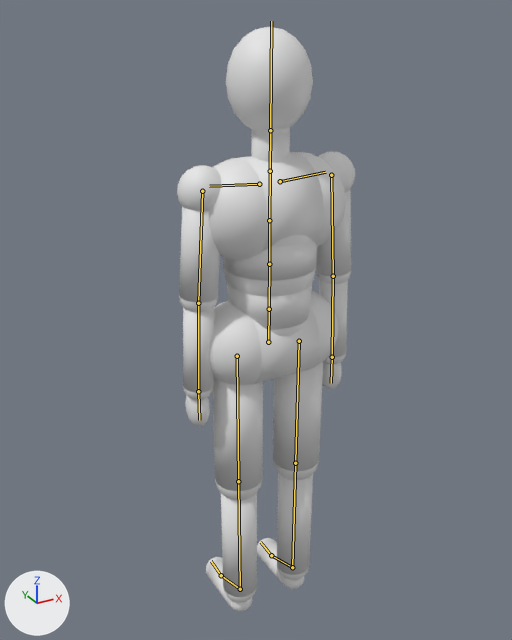
Renders of the Blender file previs/rig/mannequin.blend from each side of a commit.
Camera for both pictures: a camera (50 mm lens) standing at (-0.901, -1.563, 1.808) and looking at (0.108, 0.272, 0.89). The lights are fixed; the arrows at lower left show +X, +Y and +Z. The older version comes first. The bones that bend it are drawn over the model as lines.

Names of what the first picture shows: 'MannequinMesh'.
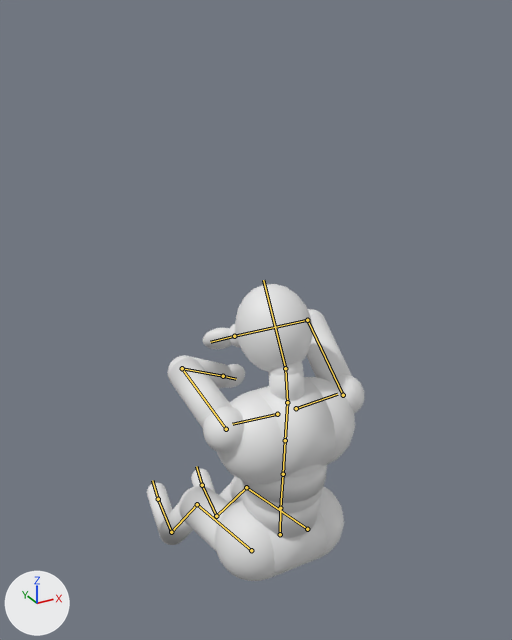
The newer file adds an action. The first version stands in its rest pose; the second is drawn at frame 1 of the action 'magcheck'.

What changed in the scene script:
```text
Change bone_hips:
    where bone_hips = bpy.data.objects['MannequinRig'].pose.bones['Hips']
    bone_hips.location: (0.0, 0.0, 0.0) -> (0.0, -0.62, 0.08)
Change bone_spine:
    where bone_spine = bpy.data.objects['MannequinRig'].pose.bones['Spine']  # child of 'Hips'
    bone_spine.rotation_quaternion: (1.0, 0.0, 0.0, 0.0) -> (0.999, 0.035, 0.0, 0.0)  # degrees (0, 0, 0) -> degrees (4, 0, 0)
Change bone_neck:
    where bone_neck = bpy.data.objects['MannequinRig'].pose.bones['Neck']  # child of 'Spine2'
    bone_neck.rotation_quaternion: (1.0, 0.0, 0.0, 0.0) -> (0.995, -0.105, 0.0, 0.0)  # degrees (0, 0, 0) -> degrees (-12, 0, 0)
Change bone_head:
    where bone_head = bpy.data.objects['MannequinRig'].pose.bones['Head']  # child of 'Neck'
    bone_head.rotation_quaternion: (1.0, 0.0, 0.0, 0.0) -> (0.982, -0.191, 0.0, 0.0)  # degrees (0, 0, 0) -> degrees (-22, 0, 0)
Change bone_leftarm:
    where bone_leftarm = bpy.data.objects['MannequinRig'].pose.bones['LeftArm']  # child of 'LeftShoulder'
    bone_leftarm.rotation_quaternion: (1.0, 0.0, 0.0, 0.0) -> (0.639, 0.724, 0.192, 0.173)  # degrees (0, 0, 0) -> degrees (97, 0, 30)
Change bone_leftforearm:
    where bone_leftforearm = bpy.data.objects['MannequinRig'].pose.bones['LeftForeArm']  # child of 'LeftArm'
    bone_leftforearm.rotation_quaternion: (1.0, 0.0, 0.0, 0.0) -> (0.832, -0.021, 0.0, -0.555)  # degrees (0, 0, 0) -> degrees (-2, -1, -67)
Change bone_rightarm:
    where bone_rightarm = bpy.data.objects['MannequinRig'].pose.bones['RightArm']  # child of 'RightShoulder'
    bone_rightarm.rotation_quaternion: (1.0, 0.0, 0.0, 0.0) -> (0.546, 0.789, -0.118, -0.256)  # degrees (0, 0, 0) -> degrees (107, 16, -29)
Change bone_rightforearm:
    where bone_rightforearm = bpy.data.objects['MannequinRig'].pose.bones['RightForeArm']  # child of 'RightArm'
    bone_rightforearm.rotation_quaternion: (1.0, 0.0, 0.0, 0.0) -> (0.834, -0.021, 0.0, 0.551)  # degrees (0, 0, 0) -> degrees (-2, 1, 67)
Change bone_leftupleg:
    where bone_leftupleg = bpy.data.objects['MannequinRig'].pose.bones['LeftUpLeg']  # child of 'Hips'
    bone_leftupleg.rotation_quaternion: (1.0, 0.0, 0.0, 0.0) -> (0.793, 0.609, 0.0, 0.0)  # degrees (0, 0, 0) -> degrees (75, 0, 0)
Change bone_leftleg:
    where bone_leftleg = bpy.data.objects['MannequinRig'].pose.bones['LeftLeg']  # child of 'LeftUpLeg'
    bone_leftleg.rotation_quaternion: (1.0, 0.0, 0.0, 0.0) -> (0.954, -0.301, 0.0, 0.0)  # degrees (0, 0, 0) -> degrees (-35, 0, 0)
Change bone_leftfoot:
    where bone_leftfoot = bpy.data.objects['MannequinRig'].pose.bones['LeftFoot']  # child of 'LeftLeg'
    bone_leftfoot.rotation_quaternion: (1.0, 0.0, 0.0, 0.0) -> (0.996, 0.087, 0.0, 0.0)  # degrees (0, 0, 0) -> degrees (10, 0, 0)
Change bone_rightupleg:
    where bone_rightupleg = bpy.data.objects['MannequinRig'].pose.bones['RightUpLeg']  # child of 'Hips'
    bone_rightupleg.rotation_quaternion: (1.0, 0.0, 0.0, 0.0) -> (0.793, 0.609, 0.0, 0.0)  # degrees (0, 0, 0) -> degrees (75, 0, 0)
Change bone_rightleg:
    where bone_rightleg = bpy.data.objects['MannequinRig'].pose.bones['RightLeg']  # child of 'RightUpLeg'
    bone_rightleg.rotation_quaternion: (1.0, 0.0, 0.0, 0.0) -> (0.954, -0.301, 0.0, 0.0)  # degrees (0, 0, 0) -> degrees (-35, 0, 0)
Change bone_rightfoot:
    where bone_rightfoot = bpy.data.objects['MannequinRig'].pose.bones['RightFoot']  # child of 'RightLeg'
    bone_rightfoot.rotation_quaternion: (1.0, 0.0, 0.0, 0.0) -> (0.996, 0.087, 0.0, 0.0)  # degrees (0, 0, 0) -> degrees (10, 0, 0)
```

Location of each change, (x1, y1, x2, y2) in pixels of the pictures (512 x 640 px):
'MannequinMesh', posed (22% wider, 49% shorter)
    before: (177, 27, 355, 612)
    after: (147, 284, 364, 581)
bone 'Hips', root to tip
    before: (268, 342) to (269, 309)
    after: (280, 534) to (280, 508)
bone 'Spine', root to tip
    before: (269, 309) to (269, 264)
    after: (280, 508) to (283, 474)
bone 'Neck', root to tip
    before: (270, 171) to (270, 130)
    after: (287, 402) to (285, 368)
bone 'Head', root to tip
    before: (270, 130) to (271, 21)
    after: (285, 368) to (263, 280)
bone 'LeftArm', root to tip
    before: (202, 191) to (198, 303)
    after: (226, 429) to (182, 368)
bone 'LeftForeArm', root to tip
    before: (198, 303) to (198, 391)
    after: (182, 368) to (223, 376)
bone 'RightArm', root to tip
    before: (331, 175) to (333, 276)
    after: (343, 395) to (307, 320)
bone 'RightForeArm', root to tip
    before: (333, 276) to (332, 357)
    after: (307, 320) to (234, 336)
bone 'LeftUpLeg', root to tip
    before: (237, 356) to (238, 481)
    after: (251, 550) to (197, 504)
bone 'LeftLeg', root to tip
    before: (238, 481) to (240, 589)
    after: (197, 504) to (171, 532)
bone 'LeftFoot', root to tip
    before: (240, 589) to (221, 575)
    after: (171, 532) to (158, 499)
bone 'RightUpLeg', root to tip
    before: (299, 341) to (295, 463)
    after: (307, 529) to (246, 487)
bone 'RightLeg', root to tip
    before: (295, 463) to (292, 567)
    after: (246, 487) to (216, 516)
bone 'RightFoot', root to tip
    before: (292, 567) to (271, 555)
    after: (216, 516) to (202, 485)
